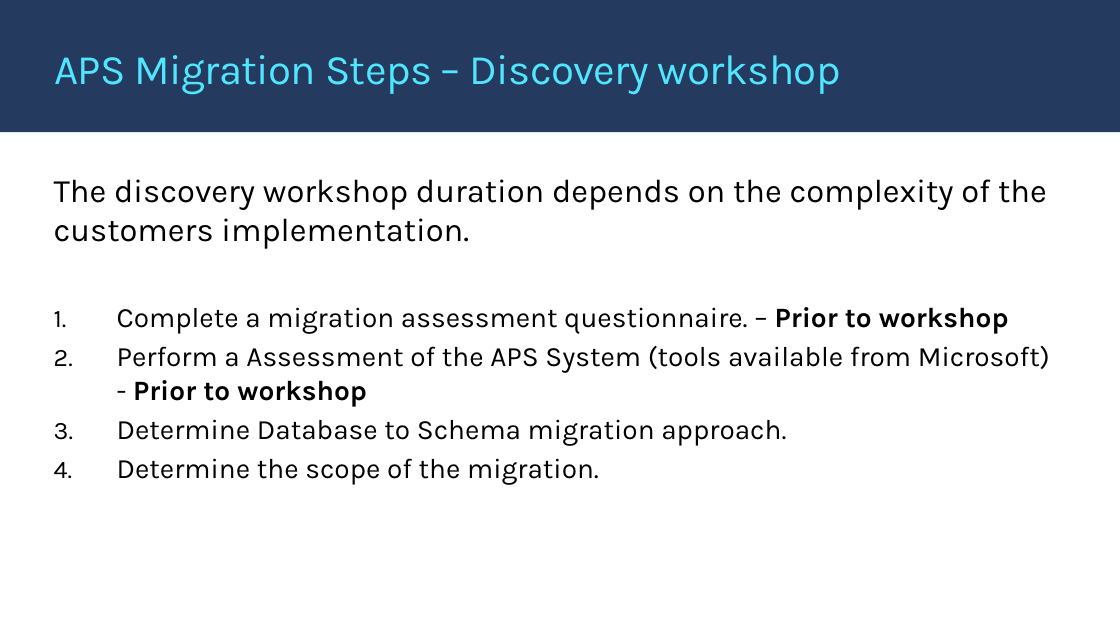
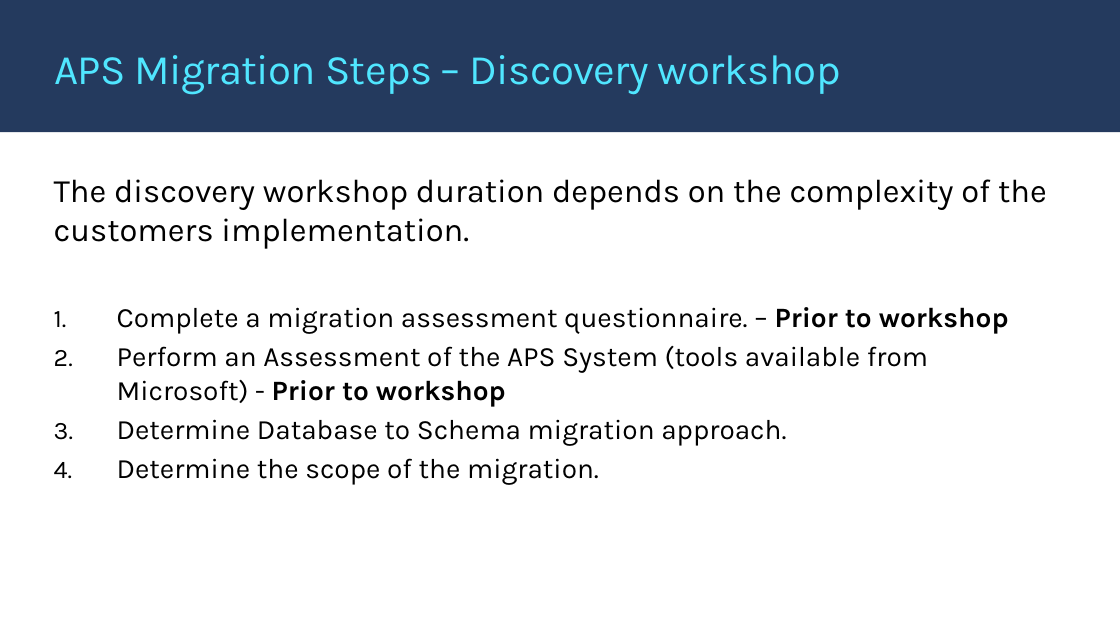
Before and after one commit to microsoft/AzureSynapseScriptsAndAccelerators, a slide deck: slide 8 of Migration/APS/APS2Synapse_Migration.pptx (slide 7 before the commit). Drawn at 1120x630 pixels with LibreOffice and Linux fonts; fonts in the diff are those of the drawing; background and template pictures are left out. Boxes give left, top, right and bottom in pixels: in the first picture for what was removed or moved away, otherwise in the second. Text is boxed around its words. In the diff, an @@ line names an element or a change of style, - is before the commit and + after.

```diff
--- a/Migration/APS/APS2Synapse_Migration.pptx
+++ b/Migration/APS/APS2Synapse_Migration.pptx
@@ text at box(117, 346, 928, 406): text changed @@
-2. Perform a Assessment of the APS System (tools available from Microsoft) - Prior to workshop
+2. Perform an Assessment of the APS System (tools available from Microsoft) - Prior to workshop
```
Also in this commit, not shown: 9 other slides changed, 1 slide added, 1 slide removed, 1 other file.
